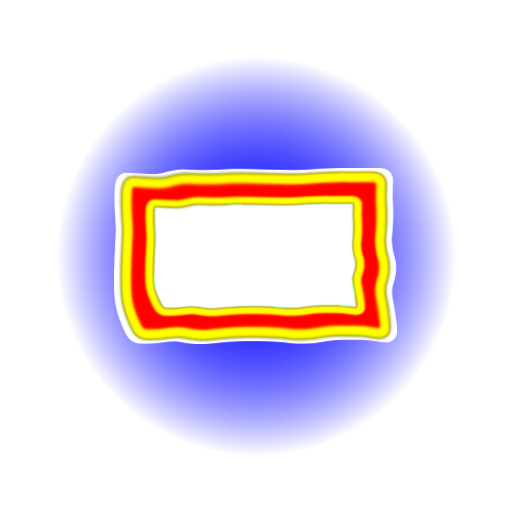
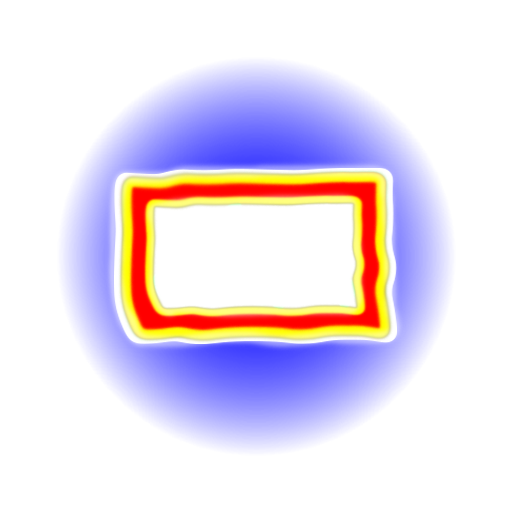
The second 512 x 512 image is a revision of the first. Changes to its layers:
renamed "Слой 12" to "Group 1", blend addition → normal, painted on it over box(106, 160, 403, 351)
removed layer "Слой 11" (was addition) over box(117, 168, 395, 344)
removed layer "Слой 10" (was addition) over box(117, 169, 394, 344)
removed layer "Слой 9" over box(106, 160, 403, 351)
